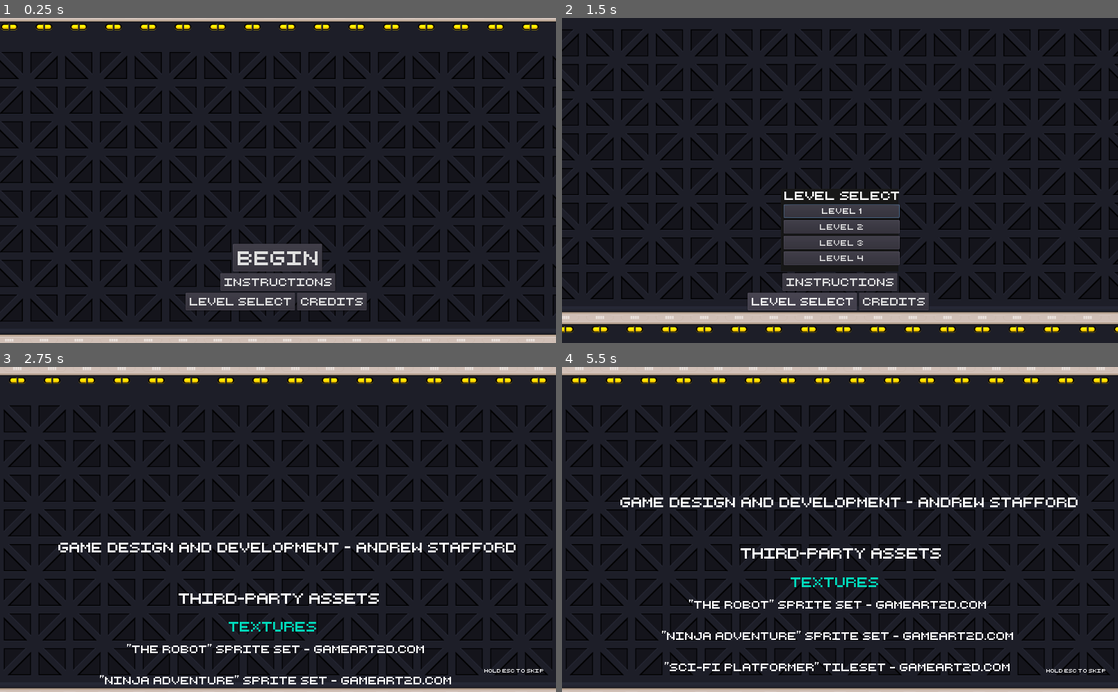
Above: before the commit, frames 1-4 (two rows, left to right).
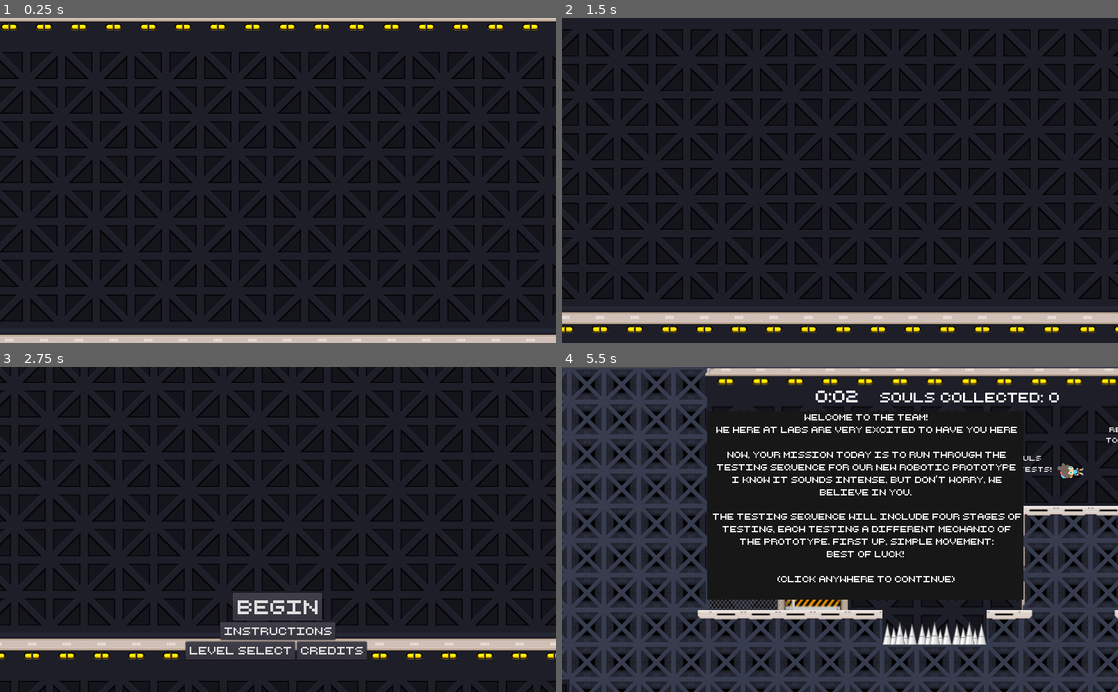
Above: after the commit, the same moments.

Repository: bsu-cs315/FP-LABS
Game: Godot game, scene res://src/TitleScreen.tscn
Two runs of this game, one before a commit and one after it. Both use one fixed random seed, a clock stepped at 60 frames per second and the inputs below.
Inputs (mouse positions are in pixels of both pictures, inside the frame that each line leads up to):
- Up to frame 1 (0.25 s): no input
- Up to frame 2 (1.5 s): click (840, 281) at 0.5 s, where only the run before the commit has a clickable "Instructions"; click (801, 300) at 1.25 s, where only the run before the commit has a clickable "Level Select"
- Up to frame 3 (2.75 s): click (333, 649) at 2 s, where only the run before the commit has a clickable "Credits"
- Up to frame 4 (5.5 s): click (840, 607) at 2.75 s, where only the run after the commit has a clickable "BEGIN"; hold Right (move_right) 3.53-5.03 s; tap Space (melee) at 3.6, 4.35, 5.1 s; tap Up (jump) at 3.77, 4.52 s; hold Left (move_left) from 5.03 s (still down)

The runs differ from the first frame. In frame 1, 4.2% of the frame differs, in the area x 33-66%, y 69-90%; in frame 2, 6.4%; in frame 3, 23%; in frame 4, 43%, in the area x 0-100%, y 0-100%.
Error after the commit: Invalid operands 'RID' and 'int' in operator '=='. (res://src/Level-1.gd:99)

Commit message:
Add animation for control buttons visibility

Diff:
--- a/project/src/TitleScreen.tscn
+++ b/project/src/TitleScreen.tscn
@@ -131,6 +131,22 @@
 size = 20
 font_data = ExtResource( 7 )
 
+[sub_resource type="Animation" id=13]
+resource_name = "ControlsVisibility"
+length = 2.75
+tracks/0/type = "value"
+tracks/0/path = NodePath("TitleScreenControls:visible")
+tracks/0/interp = 1
+tracks/0/loop_wrap = true
+tracks/0/imported = false
+tracks/0/enabled = true
+tracks/0/keys = {
+"times": PoolRealArray( 0, 2.7 ),
+"transitions": PoolRealArray( 1, 1 ),
+"update": 1,
+"values": [ false, true ]
+}
+
 [sub_resource type="StyleBoxFlat" id=9]
 bg_color = Color( 0.0941176, 0.0941176, 0.0941176, 1 )
 
@@ -192,7 +208,8 @@
 autoplay = "BottomLineFoldIn"
 anims/BottomLineFoldIn = SubResource( 4 )
 
-[node name="VBoxContainer" type="VBoxContainer" parent="."]
+[node name="TitleScreenControls" type="VBoxContainer" parent="."]
+visible = false
 margin_left = 343.102
 margin_top = 414.952
 margin_right = 681.102
@@ -203,7 +220,7 @@
 "_edit_use_anchors_": false
 }
 
-[node name="StartButton" type="Button" parent="VBoxContainer"]
+[node name="StartButton" type="Button" parent="TitleScreenControls"]
 margin_left = 90.0
 margin_right = 248.0
 margin_bottom = 52.0
@@ -215,7 +232,7 @@
 "_edit_use_anchors_": false
 }
 
-[node name="InstructionsButton" type="Button" parent="VBoxContainer"]
+[node name="InstructionsButton" type="Button" parent="TitleScreenControls"]
 margin_left = 63.0
 margin_top = 56.0
 margin_right = 275.0
@@ -224,25 +241,29 @@
 custom_fonts/font = SubResource( 6 )
 text = "Instructions"
 
-[node name="HBoxContainer" type="HBoxContainer" parent="VBoxContainer"]
+[node name="HBoxContainer" type="HBoxContainer" parent="TitleScreenControls"]
 margin_top = 93.0
 margin_right = 338.0
 margin_bottom = 126.0
 
-[node name="LevelSelectButton" type="Button" parent="VBoxContainer/HBoxContainer"]
+[node name="LevelSelectButton" type="Button" parent="TitleScreenControls/HBoxContainer"]
 margin_right = 205.0
 margin_bottom = 33.0
 size_flags_horizontal = 4
 custom_fonts/font = SubResource( 7 )
 text = "Level Select"
 
-[node name="CreditsButton" type="Button" parent="VBoxContainer/HBoxContainer"]
+[node name="CreditsButton" type="Button" parent="TitleScreenControls/HBoxContainer"]
 margin_left = 209.0
 margin_right = 338.0
 margin_bottom = 33.0
 size_flags_horizontal = 4
 custom_fonts/font = SubResource( 8 )
 text = "Credits"
+
+[node name="ControlsVisibility" type="AnimationPlayer" parent="."]
+autoplay = "ControlsVisibility"
+anims/ControlsVisibility = SubResource( 13 )
 
 [node name="InstructionsPopup" type="Popup" parent="."]
 margin_left = 317.0
@@ -356,10 +377,10 @@
 stream = ExtResource( 8 )
 volume_db = -10.0
 autoplay = true
-[connection signal="pressed" from="VBoxContainer/StartButton" to="." method="_on_StartButton_pressed"]
-[connection signal="pressed" from="VBoxContainer/InstructionsButton" to="." method="_on_InstructionsButton_pressed"]
-[connection signal="pressed" from="VBoxContainer/HBoxContainer/LevelSelectButton" to="." method="_on_LevelSelectButton_pressed"]
-[connection signal="pressed" from="VBoxContainer/HBoxContainer/CreditsButton" to="." method="_on_CreditsButton_pressed"]
+[connection signal="pressed" from="TitleScreenControls/StartButton" to="." method="_on_StartButton_pressed"]
+[connection signal="pressed" from="TitleScreenControls/InstructionsButton" to="." method="_on_InstructionsButton_pressed"]
+[connection signal="pressed" from="TitleScreenControls/HBoxContainer/LevelSelectButton" to="." method="_on_LevelSelectButton_pressed"]
+[connection signal="pressed" from="TitleScreenControls/HBoxContainer/CreditsButton" to="." method="_on_CreditsButton_pressed"]
 [connection signal="pressed" from="LevelSelectPopup/VBoxContainer/Level1Button" to="." method="_on_Level1Button_pressed"]
 [connection signal="pressed" from="LevelSelectPopup/VBoxContainer/Level2Button" to="." method="_on_Level2Button_pressed"]
 [connection signal="pressed" from="LevelSelectPopup/VBoxContainer/Level3Button" to="." method="_on_Level3Button_pressed"]
Not shown: 1 places in project/src/TitleScreen.tscn that only renumber resources
